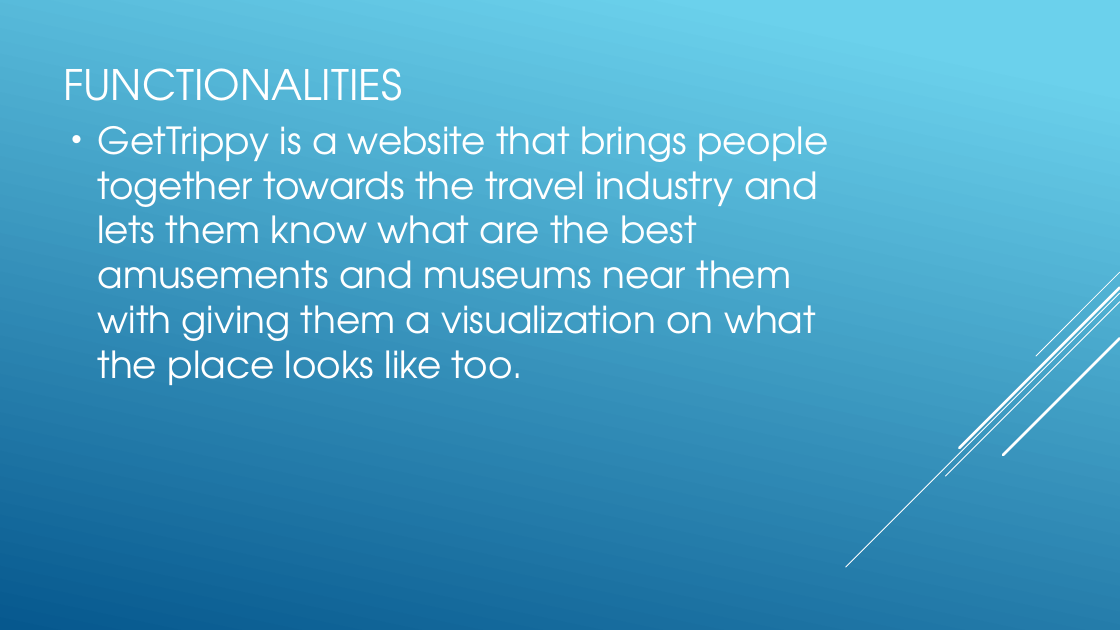
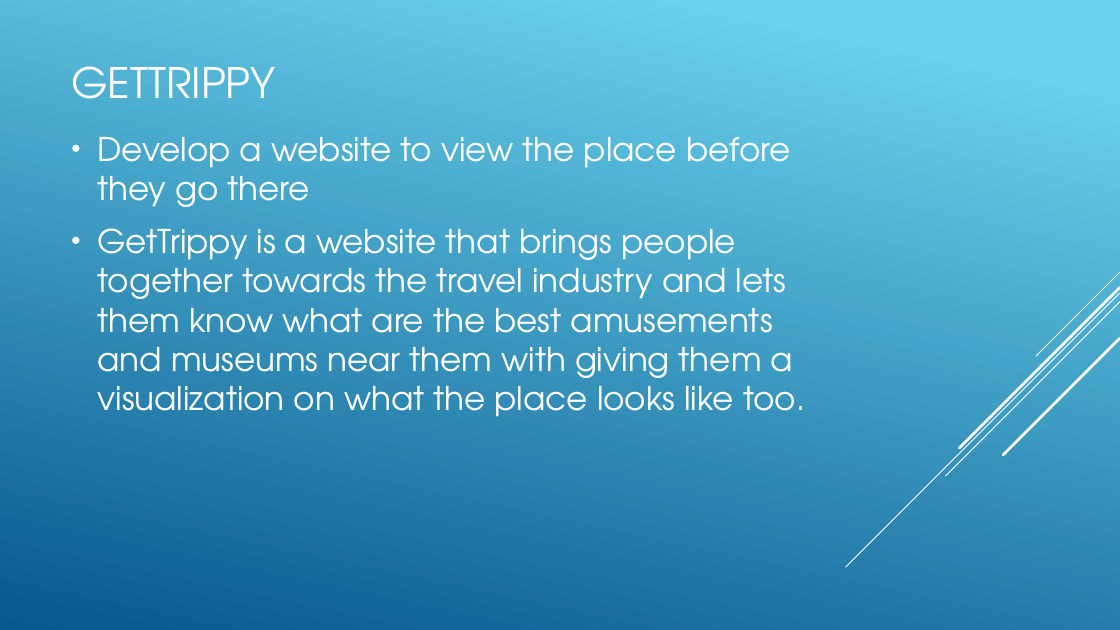
Before and after one commit to Acilyn/SyntaxError, a slide deck: slide 3 of GETTRIPPY_TRAVEL_SITE.pptx. Drawn at 1120x630 pixels with LibreOffice and Linux fonts; fonts in the diff are those of the drawing. Boxes give left, top, right and bottom in pixels: in the first picture for what was removed or moved away, otherwise in the second. Text is boxed around its words. In the diff, an @@ line names an element or a change of style, - is before the commit and + after.

```diff
--- a/GETTRIPPY_TRAVEL_SITE.pptx
+++ b/GETTRIPPY_TRAVEL_SITE.pptx
@@ title removed at [63, 68, 402, 101] @@
-FUNCTIONALITIES
@@ title added at [71, 66, 275, 99], 36 pt, text #FFFFFF @@
+GETTRIPPY
@@ text "Develop a website to view ...": place and size @@
-text "Develop a website to view ..." at [98, 126, 828, 385]
+text "Develop a website to view ..." at [98, 137, 805, 417]
@@ text at [98, 137, 791, 207]: paragraph added @@
+• Develop a website to view the place before they go there
@@ text at [98, 228, 805, 417]: size 32 to 28 pt in "GetTrippy is a website that brings people ..." @@
```
Also in this commit, not shown: 4 other slides changed, 1 slide added, 1 slide removed, 2 other files.
